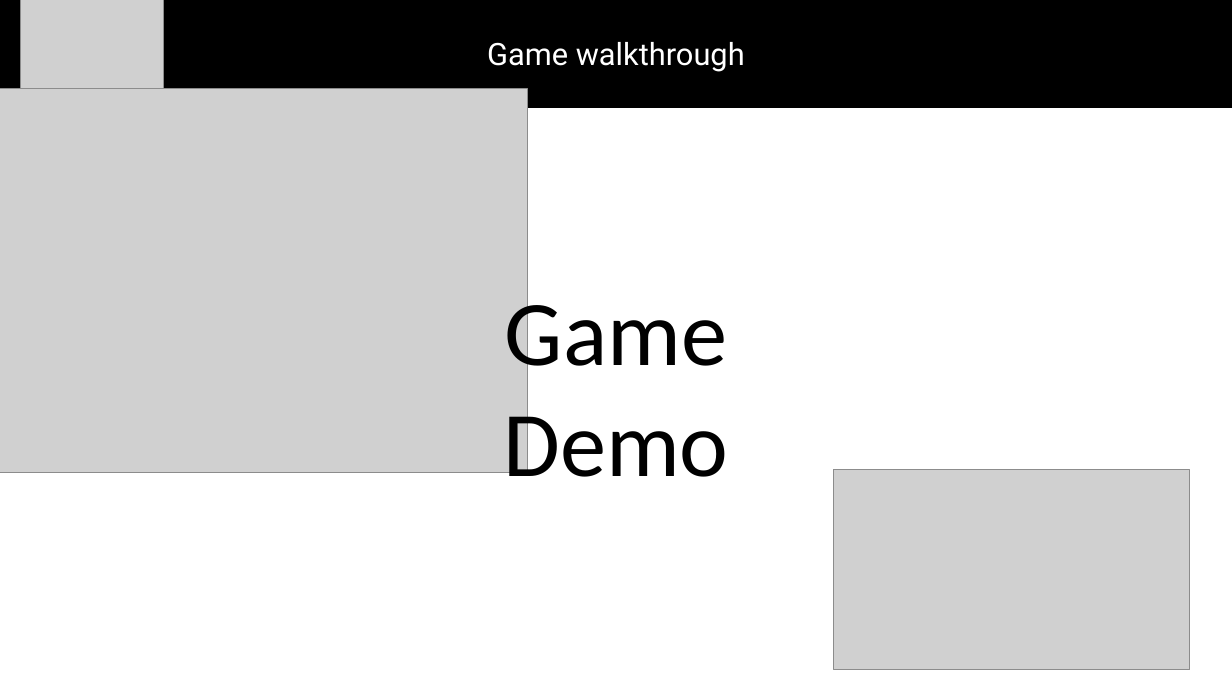
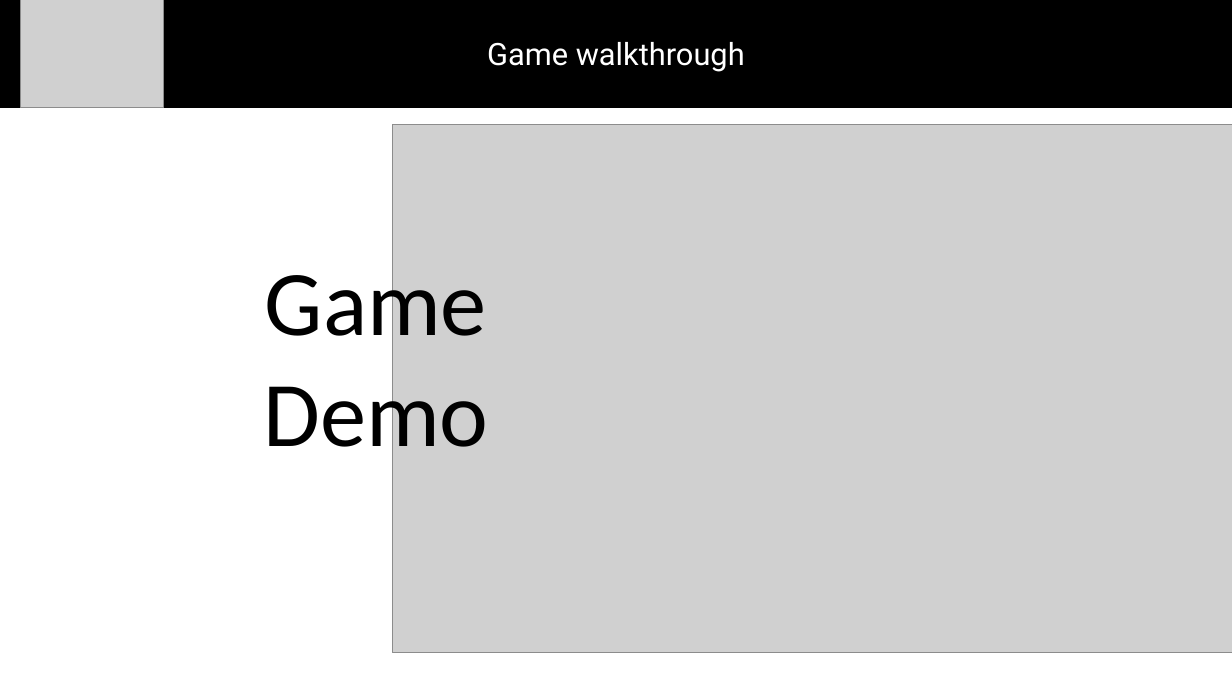
Before and after one commit to justcb/orderandchaos, a slide deck: slide 5 of 20220601_OAC_Presentation_for_demo.pptx. Drawn at 1232x693 pixels with LibreOffice and Linux fonts; fonts in the diff are those of the drawing; grey boxes stand for pictures. Boxes give left, top, right and bottom in pixels: in the first picture for what was removed or moved away, otherwise in the second. Text is boxed around its words. In the diff, an @@ line names an element or a change of style, - is before the commit and + after.

```diff
--- a/20220601_OAC_Presentation_for_demo.pptx
+++ b/20220601_OAC_Presentation_for_demo.pptx
@@ picture: place and size @@
-picture at [0, 89, 528, 473]
+picture at [393, 125, 1232, 653]
@@ text "Game Demo" rewrapped from [503, 289, 728, 477] to [263, 259, 488, 469] @@
@@ picture removed at [834, 470, 1189, 669] @@
```
Also in this commit, not shown: 1 other slide changed.
